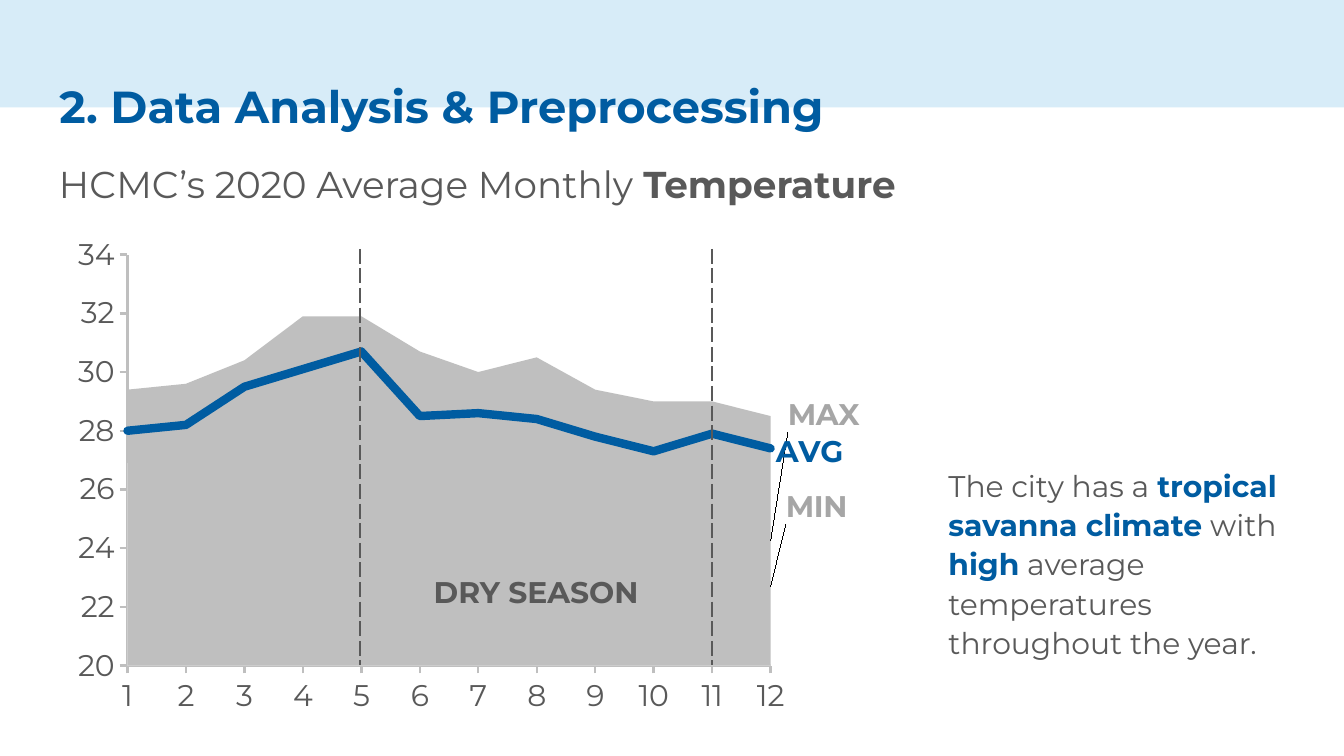
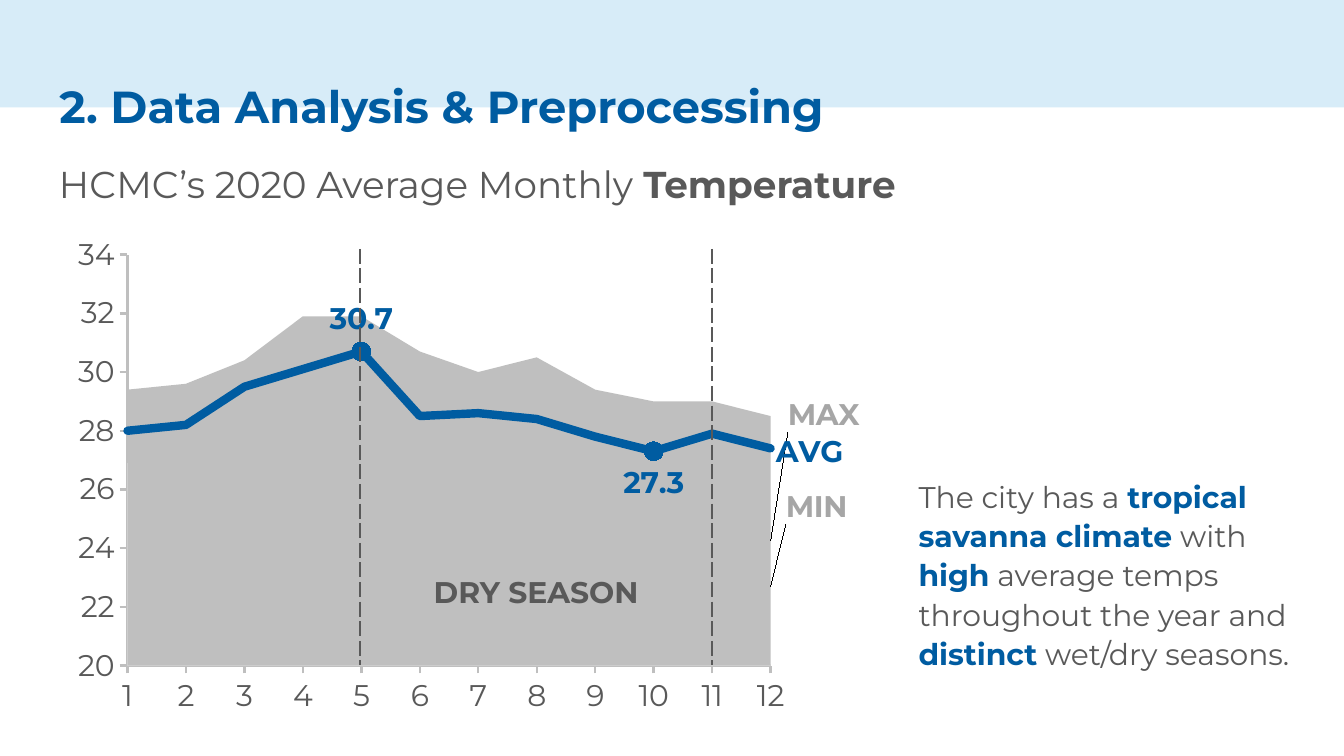
Before and after one commit to haiphan2000/CS114-Machine-Learning, a slide deck: slide 11 of ML slides.pptx. Drawn at 1344x756 pixels with LibreOffice and Linux fonts; fonts in the diff are those of the drawing. Boxes give left, top, right and bottom in pixels: in the first picture for what was removed or moved away, otherwise in the second. Text is boxed around its words. In the diff, an @@ line names an element or a change of style, - is before the commit and + after.

```diff
--- a/ML slides.pptx
+++ b/ML slides.pptx
@@ area chart at (x1=60, y1=184, x2=891, y2=722) @@
@@ data labels of AVG added @@
@@ table at (x1=360, y1=249, x2=712, y2=665) @@
@@ borders changed @@
@@ text at (x1=919, y1=484, x2=1289, y2=671): text changed @@
-The city has a tropical savanna climate with high average temperatures throughout the year.
+The city has a tropical savanna climate with high average temps throughout the year and distinct wet/dry seasons.
```
Also in this commit, not shown: 9 other slides changed, 1 other file.
